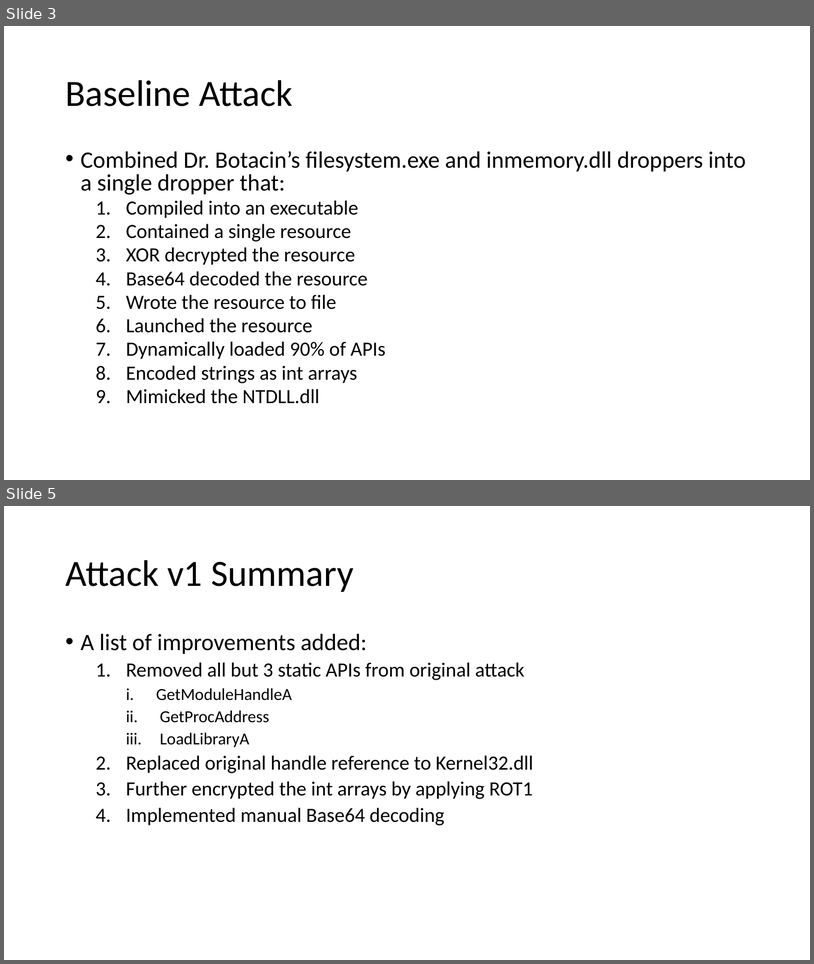
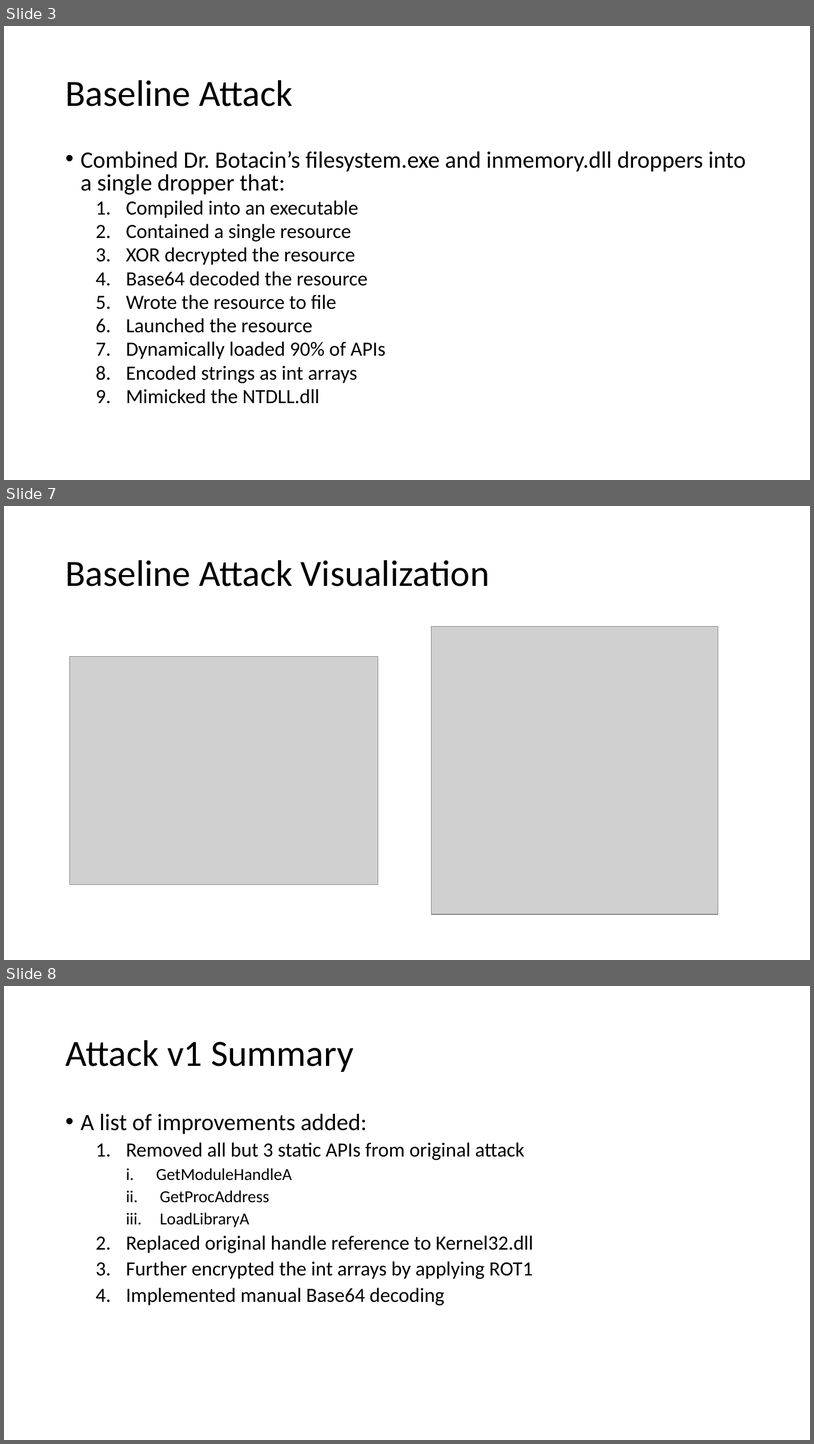
Before and after one commit to jgmuir/CSCE689_Team, a slide deck: attacker/AttackSlides.pptx. Shown one above the other, each under a label of ours: slides 3 and 5 before the commit, slides 3, 7 and 8 after it; the slides between them are not shown. The pictures are 814x964 and 814x1444 pixels, drawn with LibreOffice and Linux fonts; fonts in the diff are those of the drawing; grey boxes stand for pictures. Boxes give left, top, right and bottom in pixels: in the first picture for what was removed or moved away, otherwise in the second. Text is boxed around its words. In the diff, an @@ line names an element or a change of style, - is before the commit and + after.

Commit message:
Finished attack slides and added rem_ext.py

```diff
--- a/attacker/AttackSlides.pptx
+++ b/attacker/AttackSlides.pptx
@@ slide 7 added at <box>4,506,810,960</box>, background #FFFFFF @@
@@ title added at <box>65,560,490,586</box>, 44 pt, text #000000 @@
+Baseline Attack Visualization
@@ picture added at <box>432,627,719,915</box> @@
@@ picture added at <box>70,656,378,884</box> @@
@@ what was slide 5 is now slide 8 @@
```
Also in this commit, not shown: 6 slides changed, 4 other slides added, 2 other files.
